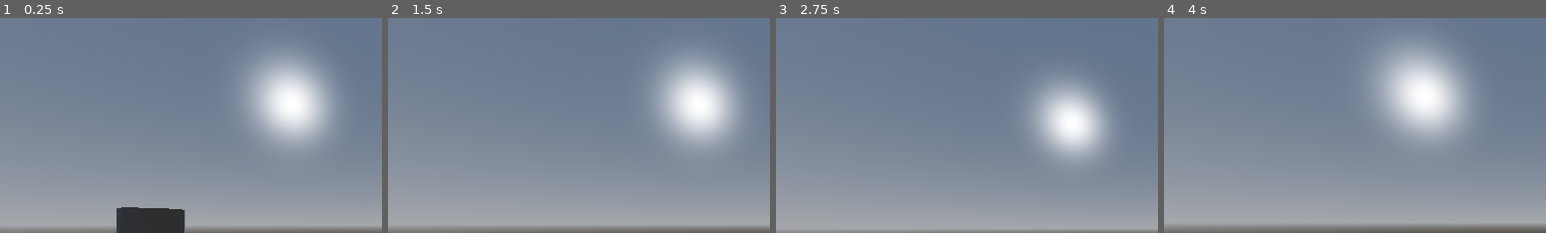
Above: before the commit, frames 1-4 (left to right).
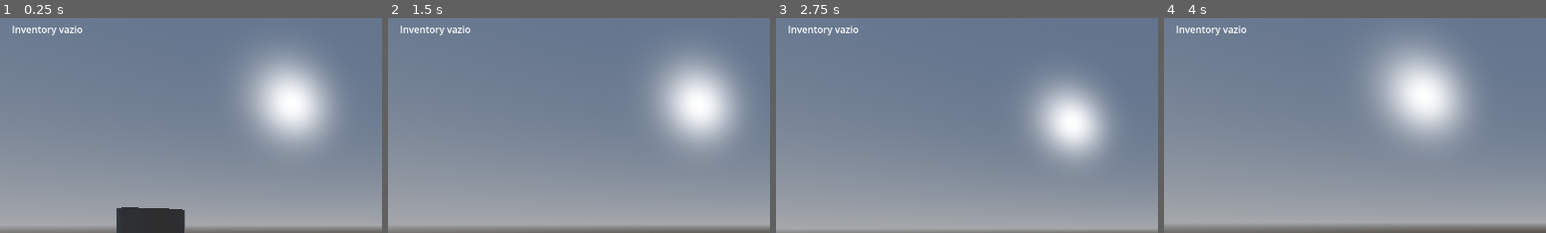
Above: after the commit, the same moments.

Repository: 0xsarc/GodotGameBase
Game: Godot game, scene res://Sandbox.tscn
Same seed, same stepped clock (60 frames per second), same inputs: the game is played once before the commit and once after it.
Inputs (mouse positions are % of the whole screen's width and height, from its top left):
- Up to frame 1 (0.25 s): no input
- Up to frame 2 (1.5 s): tap Enter at 0.5 s; move the mouse to (55, 50) at 0.52 s; hold W (move_forward) from 0.53 s (still down); tap E (interact) at 0.6, 1.35 s; tap Space (jump) at 0.77 s; move the mouse to (45, 50) at 1.27 s
- Up to frame 3 (2.75 s): keep holding W (move_forward); tap Space (jump) at 1.52 s; move the mouse to (52, 48) at 2.02 s; hold Shift (sprint) from 2.03 s (still down); tap E (interact) at 2.3 s
- Up to frame 4 (4 s): keep holding W (move_forward); move the mouse to (49, 52) at 2.77 s; release Shift (sprint) at 2.78 s; tap E (interact) at 2.85, 3.6 s; tap Space (jump) at 3.02, 3.5, 3.77 s; move the mouse to (57, 51) at 3.52 s
The pictures show only the part of the screen within x 0-50%, y 2-52%; the shares and areas given below are measured in that part.

The runs differ from the first frame. In frame 1, 0.3% of the frame differs, in the area x 3-22%, y 3-8%; in frame 2, 0.3%; in frame 3, 0.3%; in frame 4, 0.3%.

Commit message:
new: inventory system (barebones)

Diff:
--- a/Items/PickupItem.gd
+++ b/Items/PickupItem.gd
@@ -9,6 +9,8 @@
 ## - sem criar nodes dinamicamente
 ## - zero erro
 ## ============================================================
+@export var item_id: String = "item"
+@export var amount: int = 1
 
 @export var destroy_on_pickup: bool = true
 @export var hide_only: bool = false
@@ -27,10 +29,18 @@
 	add_child(_audio_player)
 
 
-func interact(_player: Node) -> void:
-	print("PICKUP:", name)
-	await _play_sound()
+func interact(player: Node) -> void:
+	print("PICKUP:", item_id)
+
+	# 🔥 adiciona ao inventário do player
+	if player.has_node("Inventory"):
+		var inv = player.get_node("Inventory")
+		inv.add(item_id, amount)
+
+	_play_sound()
+
 	_apply_removal()
+
 
 
 # ============================================================
--- /dev/null
+++ b/Player/Inventory.gd
@@ -0,0 +1,37 @@
+extends Node
+class_name Inventory
+
+signal item_added(id: String, amount: int, total: int)
+signal item_removed(id: String, amount: int, total: int)
+
+var items: Dictionary = {}
+
+
+func add(item_id: String, amount: int = 1) -> void:
+	if item_id.is_empty():
+		return
+
+	var total: int = items.get(item_id, 0) + amount
+	items[item_id] = total
+
+	item_added.emit(item_id, amount, total)
+
+
+func remove(item_id: String, amount: int = 1) -> bool:
+	if not items.has(item_id):
+		return false
+
+	var total: int = items[item_id] - amount
+
+	if total <= 0:
+		items.erase(item_id)
+		total = 0
+	else:
+		items[item_id] = total
+
+	item_removed.emit(item_id, amount, total)
+	return true
+
+
+func get_amount(id: String) -> int:
+	return int(items.get(id, 0))
--- /dev/null
+++ b/Player/InventoryUI.gd
@@ -0,0 +1,47 @@
+extends CanvasLayer
+class_name InventoryUI
+
+## UI mínima garantida
+
+var inventory: Inventory
+var label: Label
+
+
+func _ready() -> void:
+	print("InventoryUI READY") # 🔥 debug
+
+	visible = true  # 🔥 força visível pra teste
+
+	# label simples (garantido aparecer)
+	label = Label.new()
+	label.position = Vector2(20, 20)
+	label.text = "Inventory vazio"
+	add_child(label)
+
+
+func bind_inventory(inv: Inventory) -> void:
+	inventory = inv
+
+	inventory.item_added.connect(_on_item_added)
+	inventory.item_removed.connect(_refresh)
+
+	_refresh()
+
+
+func _on_item_added(_id: String, _amount: int, _total: int) -> void:
+	_refresh()
+
+
+func _refresh() -> void:
+	if inventory == null:
+		return
+
+	var text := ""
+
+	for id in inventory.items:
+		text += "%s x%d\n" % [id, inventory.items[id]]
+
+	if text == "":
+		text = "Inventory vazio"
+
+	label.text = text
--- a/Player/player.gd
+++ b/Player/player.gd
@@ -26,6 +26,12 @@
 @export var interact_mask: int = 2 # por padrão, layer 2
 @export var interact_action: StringName = &"interact_button"
 
+
+var inventory: Inventory
+var inventory_ui: InventoryUI
+
+
+
 var _bob_t: float = 0.0
 var _camera_base_y: float = 0.0
 var _camera_base_x: float = 0.0
@@ -50,6 +56,17 @@
 
 
 func _ready() -> void:
+	inventory = Inventory.new()
+	add_child(inventory)
+
+	inventory_ui = InventoryUI.new()
+	add_child(inventory_ui)
+
+	inventory_ui.bind_inventory(inventory)
+
+
+
+
 	_camera_base_y = camera.position.y
 	_camera_base_x = camera.position.x
 	camera.fov = base_fov
Not shown, added: Player/Inventory.gd.uid
Not shown, added: Player/InventoryUI.gd.uid
